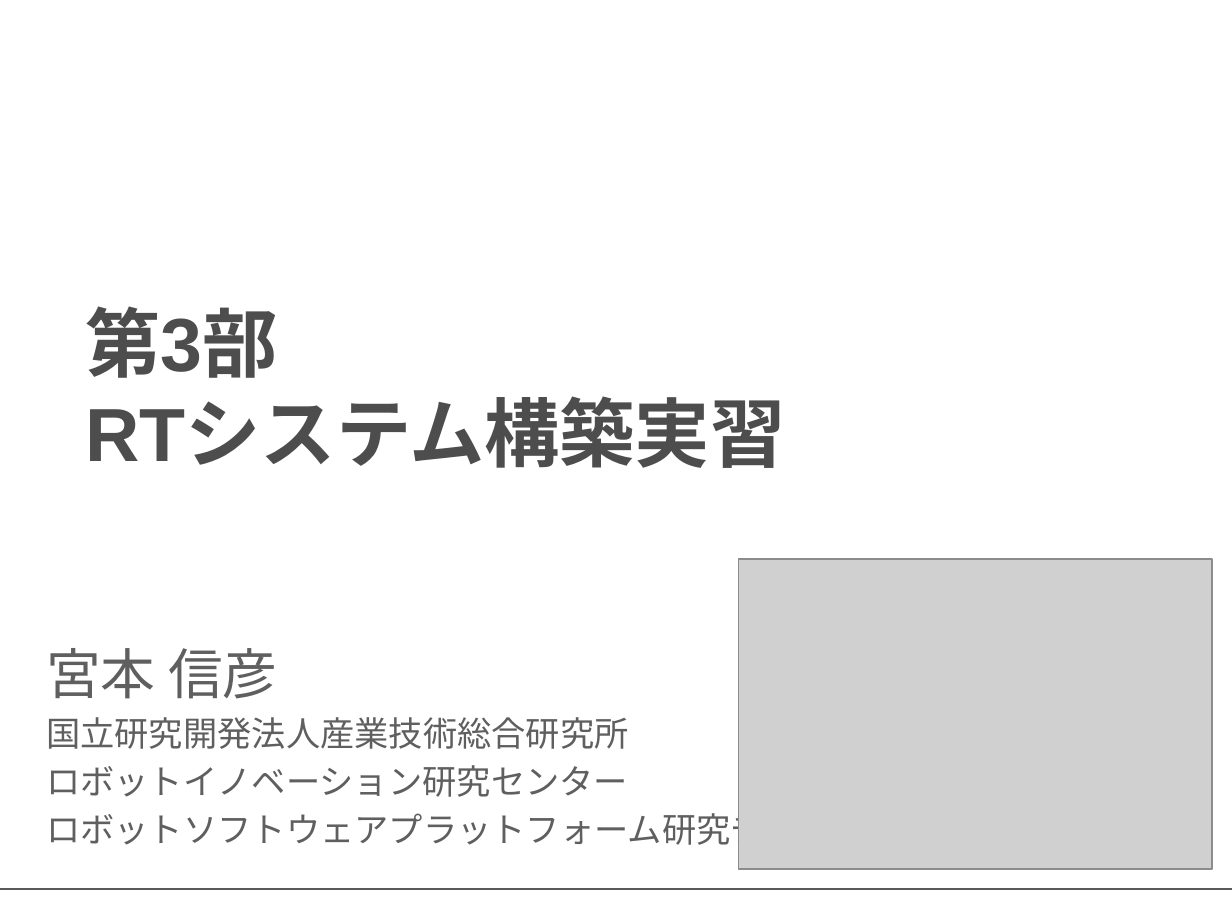
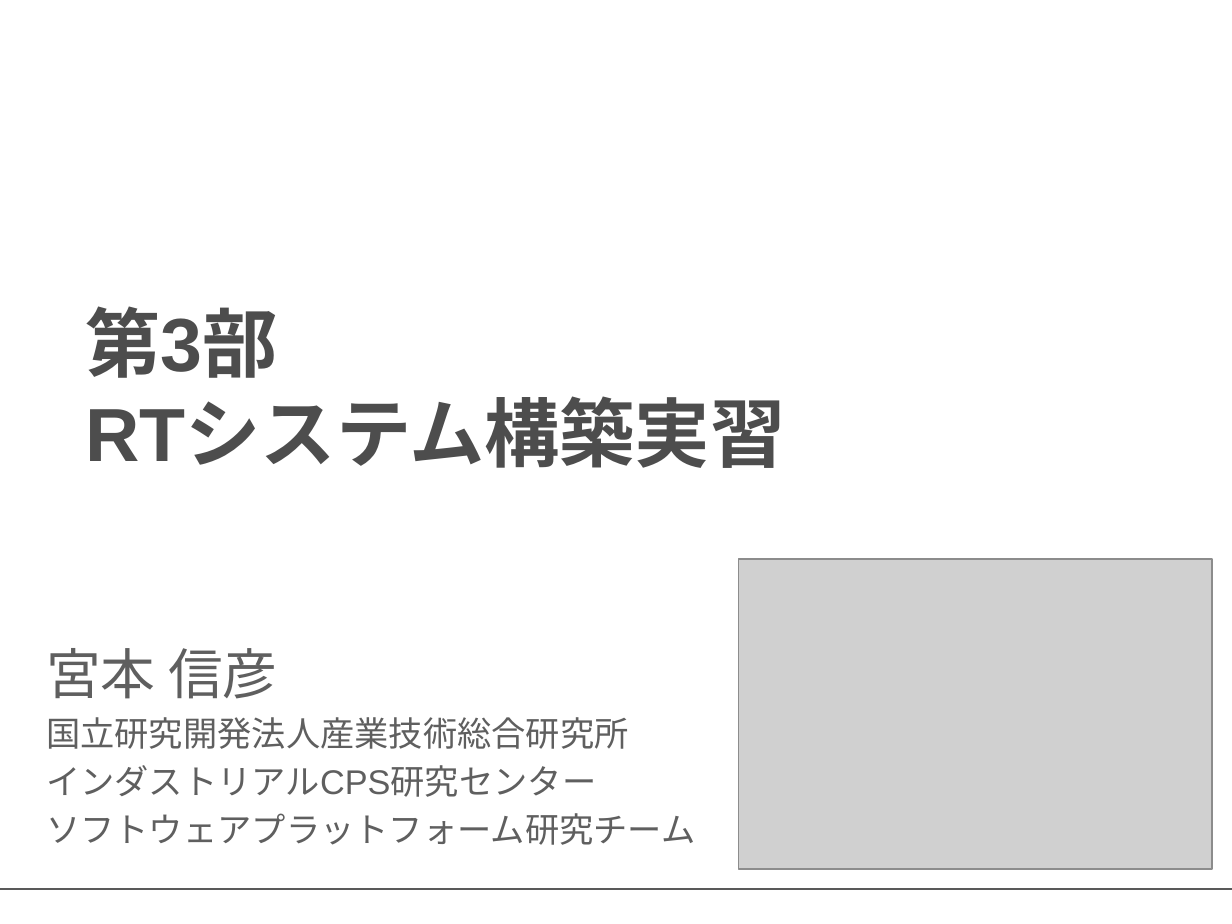
Before and after one commit to OpenRTM/RTM_Tutorial, a slide deck: slide 1 of ppt/RTM講習会_第3部.pptx. Drawn at 1232x924 pixels with LibreOffice and Linux fonts; fonts in the diff are those of the drawing; grey boxes stand for pictures; background and template pictures are left out. Boxes give left, top, right and bottom in pixels: in the first picture for what was removed or moved away, otherwise in the second. Text is boxed around its words. In the diff, an @@ line names an element or a change of style, - is before the commit and + after.

```diff
--- a/ppt/RTM講習会_第3部.pptx
+++ b/ppt/RTM講習会_第3部.pptx
@@ subtitle at <box>46,765,695,845</box>: text changed @@
-ロボットイノベーション研究センター
-ロボットソフトウェアプラットフォーム研究チーム
+インダストリアルCPS研究センター
+ソフトウェアプラットフォーム研究チーム
```
Also in this commit, not shown: 2 other files.
